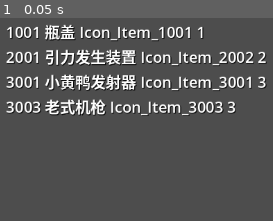
Above: before the commit, frame 1.
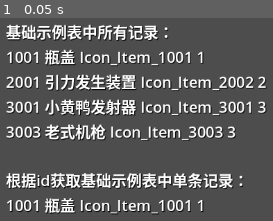
Above: after the commit, the same moment.

Repository: PamisuMyon/godot-luban-example
Game: Godot game, scene res://src/scenes/config_detail.tscn
The game is run twice, just before and just after one commit, with the same random seed, the same clock (stepped at 60 frames per second) and the same inputs.
Inputs:
- Up to frame 1 (0.05 s): no input

The runs differ from the first frame. In frame 1, 23% of the frame differs, in the area x 2-98%, y 2-98%.

Commit message:
Example display

Diff:
--- a/godot-luban-project/src/scenes/ui_config_detail.gd
+++ b/godot-luban-project/src/scenes/ui_config_detail.gd
@@ -4,8 +4,14 @@
 @onready var label_info: Label = $MarginContainer/LabelInfo
 
 func _ready() -> void:
-	var text = ""
+	var text = "基础示例表中所有记录：\n"
 	# 显示所有记录
 	for i in GameMain.config.TbExampleBasic.get_data_list():
 		text += "%d %s %s %d\n" % [i.id, i.name, i.icon_res, i.type]
+
+	# 显示单条记录
+	text += "\n根据id获取基础示例表中单条记录：\n"
+	var item = GameMain.config.TbExampleBasic.get_data(1001.)
+	text += "%d %s %s %d\n" % [item.id, item.name, item.icon_res, item.type]
+
 	label_info.text = text
